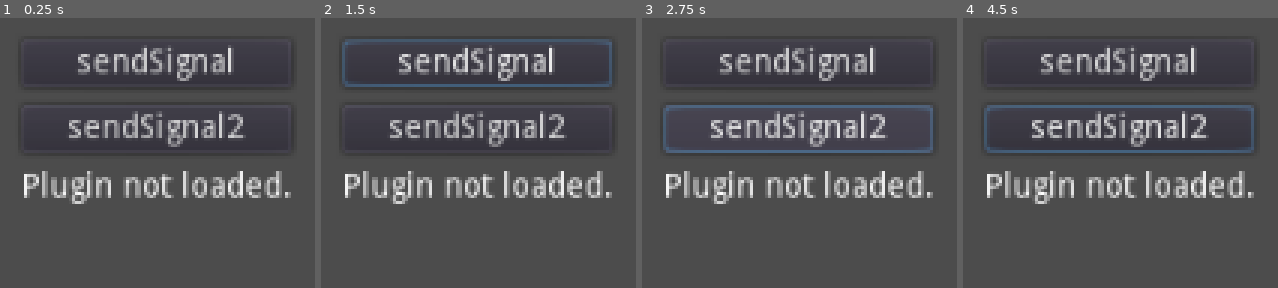
Above: before the commit, frames 1-4 (left to right).
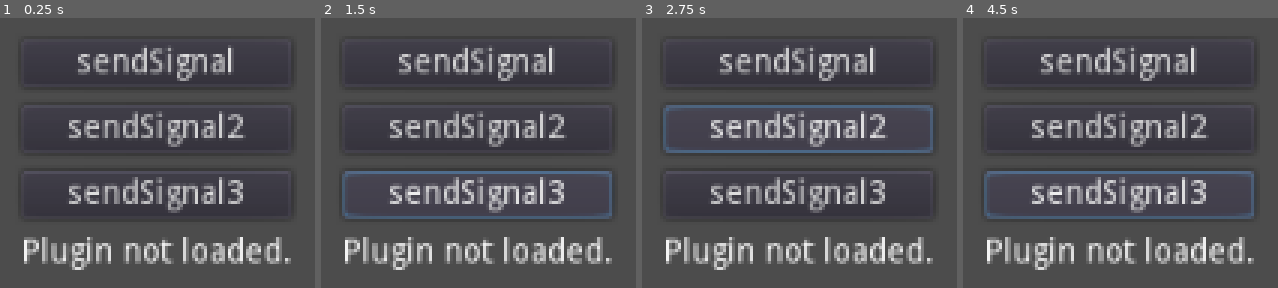
Above: after the commit, the same moments.

Repository: hrk4649/godot_project_android_plugin
Game: Godot game, scene res://main.tscn
The game is run twice, just before and just after one commit, with the same random seed, the same clock (stepped at 60 frames per second) and the same inputs.
Inputs (mouse positions are in pixels of both pictures, inside the frame that each line leads up to):
- Up to frame 1 (0.25 s): no input
- Up to frame 2 (1.5 s): click "sendSignal" at 0.5 s; click (478, 193) at 1.25 s, where only the run after the commit has a clickable "sendSignal3"
- Up to frame 3 (2.75 s): click "sendSignal2" at 2 s
- Up to frame 4 (4.5 s): click "sendSignal" at 2.75 s; click "sendSignal2" at 3.5 s; click (1120, 193) at 4.25 s, where only the run after the commit has a clickable "sendSignal3"

The runs differ from the first frame. In frame 1, 11% of the frame differs, in the area x 7-93%, y 56-94%; in frame 2, 14%; in frame 3, 11%; in frame 4, 14%, in the area x 6-93%, y 32-94%.
Error before the commit: Invalid call. Nonexistent function 'signalTest' in base 'Nil'. (res://main.gd:27)
Error after the commit: Invalid call. Nonexistent function 'signalTest' in base 'Nil'. (res://main.gd:32)

Commit message:
call signalTest3() and receive wake_up3 signal

Diff:
--- a/main.gd
+++ b/main.gd
@@ -11,6 +11,7 @@
         plugin = Engine.get_singleton(plugin_name)
         plugin.connect("wake_up", self, "_on_wake_up")
         plugin.connect("wake_up2", self, "_on_wake_up2")
+        plugin.connect("wake_up3", self, "_on_wake_up3")
         label.text = plugin.getHelloWorldNative()
     else:
         label.text = "Plugin not loaded."
@@ -22,6 +23,10 @@
 func _on_wake_up2(time):
     label.text = "wake_up at %s" % time
 
+func _on_wake_up3(int_num):
+    label.text = "wake_up: number is %s" % int_num
+
+
 func _on_button_pressed():
     print("_on_button_pressed")
     plugin.signalTest()
@@ -29,3 +34,7 @@
 func _on_button2_pressed():
     print("_on_button_2_pressed")
     plugin.signalTest2()
+
+func _on_Button3_pressed():
+    print("_on_Button3_pressed")
+    plugin.signalTest3()
--- a/main.tscn
+++ b/main.tscn
@@ -19,7 +19,7 @@
 
 [node name="VBoxContainer" type="VBoxContainer" parent="CenterContainer"]
 margin_right = 88.0
-margin_bottom = 70.0
+margin_bottom = 98.0
 
 [node name="Button" type="Button" parent="CenterContainer/VBoxContainer"]
 unique_name_in_owner = true
@@ -44,11 +44,24 @@
 margin_right = 88.0
 margin_bottom = 52.0
 
-[node name="Label" type="Label" parent="CenterContainer/VBoxContainer"]
+[node name="Button3" type="Button" parent="CenterContainer/VBoxContainer"]
 unique_name_in_owner = true
 margin_top = 56.0
 margin_right = 88.0
-margin_bottom = 70.0
+margin_bottom = 76.0
+text = "sendSignal3"
+
+[node name="MarginContainer3" type="MarginContainer" parent="CenterContainer/VBoxContainer"]
+margin_top = 80.0
+margin_right = 88.0
+margin_bottom = 80.0
+
+[node name="Label" type="Label" parent="CenterContainer/VBoxContainer"]
+unique_name_in_owner = true
+margin_top = 84.0
+margin_right = 88.0
+margin_bottom = 98.0
 
 [connection signal="pressed" from="CenterContainer/VBoxContainer/Button" to="." method="_on_button_pressed"]
 [connection signal="pressed" from="CenterContainer/VBoxContainer/Button2" to="." method="_on_button2_pressed"]
+[connection signal="pressed" from="CenterContainer/VBoxContainer/Button3" to="." method="_on_Button3_pressed"]
Not shown, changed: .gitignore
Not shown, changed: android/.build_version
Not shown, added: android/plugins/AndroidGodotPluginTemplate-debug.aar
Not shown, changed: android/plugins/AndroidGodotPluginTemplate.gdap
